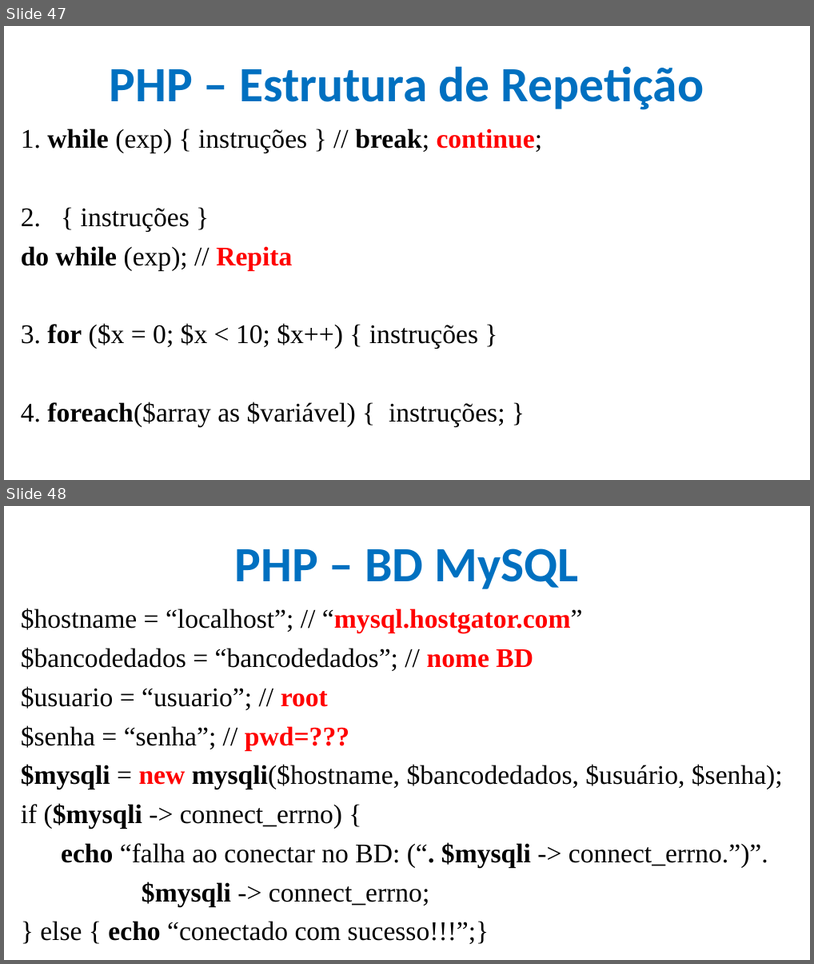
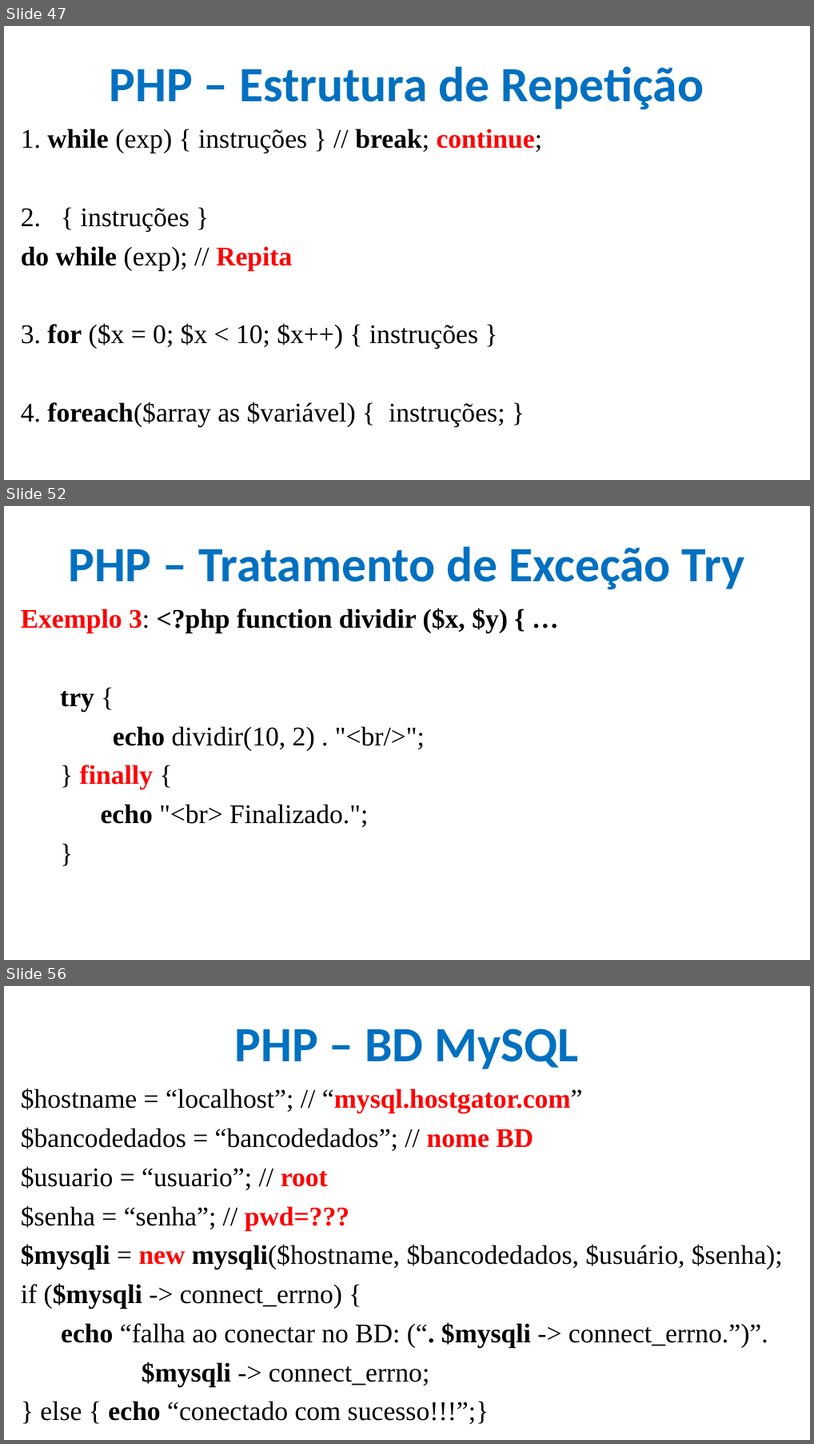
Before and after one commit to CloudEducationBrazil/WydenDesenvolvimentoWebPHP, a slide deck: 01 Classes/Aula 12 e 13 Desenvolvimento Web PHP - PHP.pptx. Shown one above the other, each under a label of ours: slides 47 and 48 before the commit, slides 47, 52 and 56 after it; the slides between them are not shown. The pictures are 814x964 and 814x1444 pixels, drawn with LibreOffice and Linux fonts; fonts in the diff are those of the drawing; background and template pictures are left out. Boxes give left, top, right and bottom in pixels: in the first picture for what was removed or moved away, otherwise in the second. Text is boxed around its words. In the diff, an @@ line names an element or a change of style, - is before the commit and + after.

```diff
--- a/01 Classes/Aula 12 e 13 Desenvolvimento Web PHP - PHP.pptx
+++ b/01 Classes/Aula 12 e 13 Desenvolvimento Web PHP - PHP.pptx
@@ slide 52 added at <box>4,506,810,960</box>, background picture (left out) @@
@@ title added at <box>68,546,746,590</box>, 44 pt, text #0070C0, bold @@
+PHP – Tratamento de Exceção Try
@@ text added at <box>21,608,508,827</box>, 24 pt, text #000000, bold @@
+Exemplo 3: <?php function dividir ($x, $y) { …
+  try {
+    echo dividir(10, 2) . "<br/>";
+  } finally {
+  echo "<br> Finalizado.";
+  }
@@ what was slide 48 is now slide 56 @@
```
Also in this commit, not shown: 4 slides changed, 4 other slides added.
